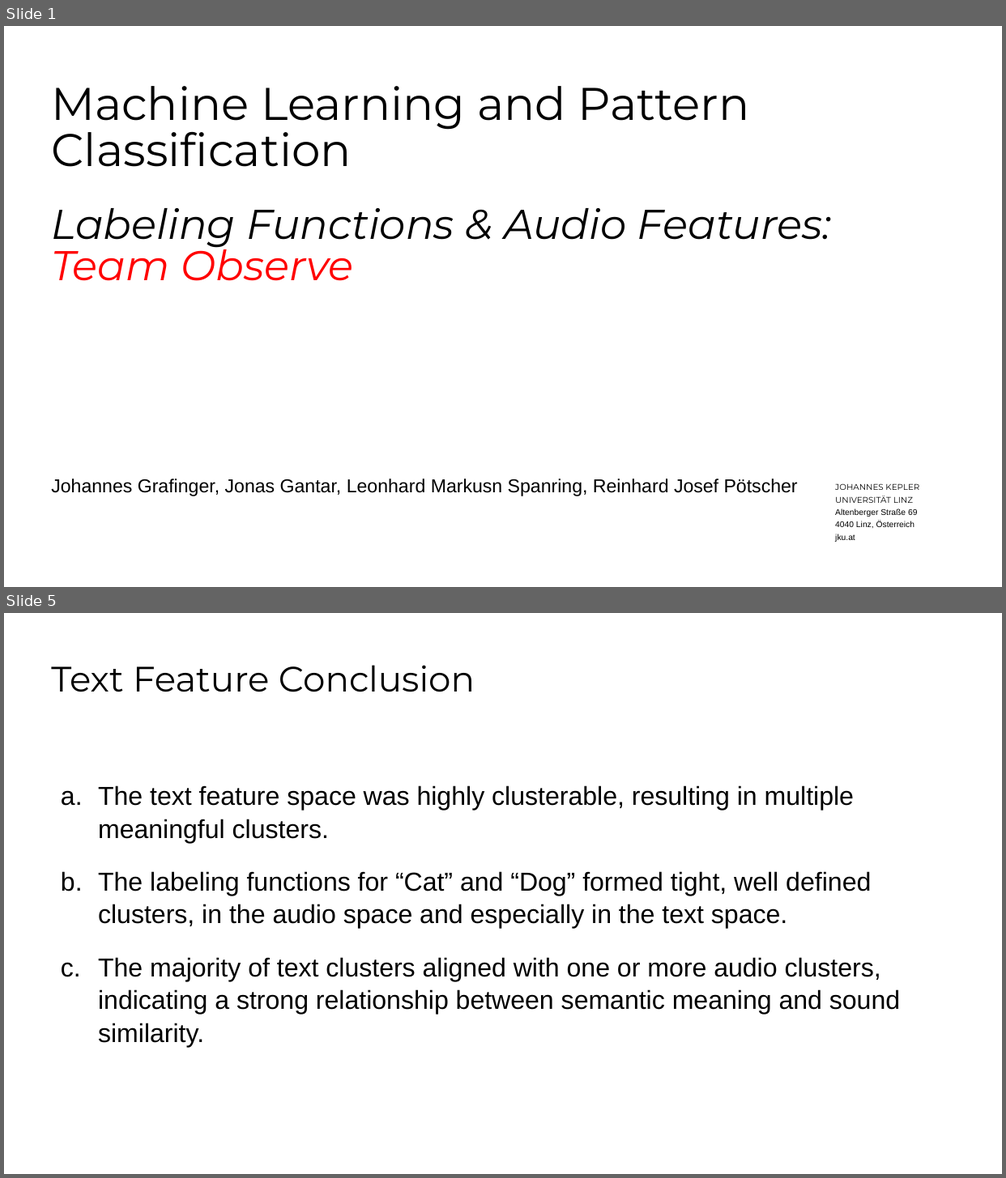
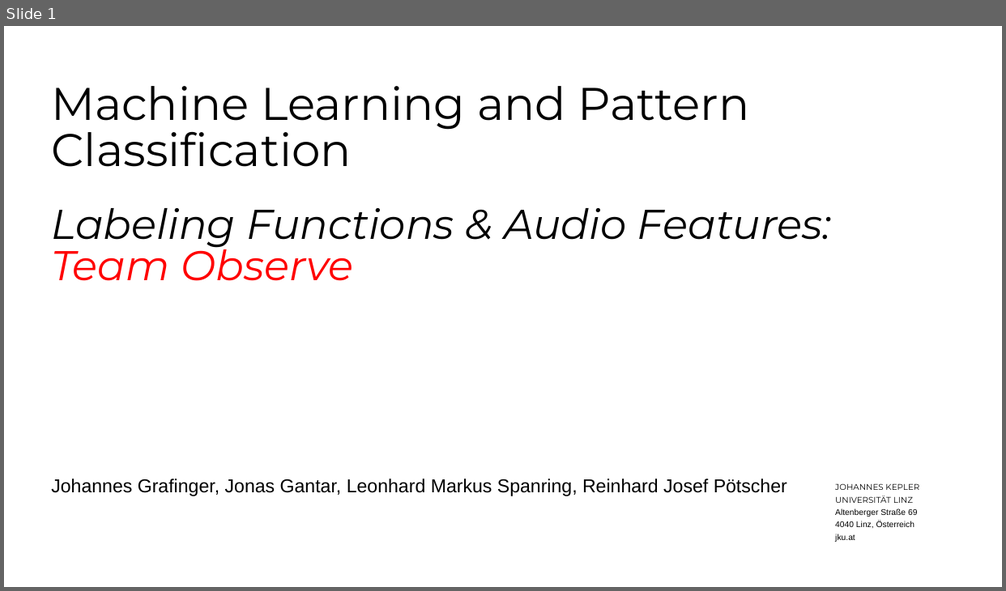
Before and after one commit to TJonasT/Project-MLCP-JKU-2025S, a slide deck: 3_classification/MLPC2025_team-observe_task-03-classification_presentation.pptx. Shown one above the other, each under a label of ours: slides 1 and 5 before the commit, slide 1 after it; the slides between them are not shown. The pictures are 1006x1178 and 1006x591 pixels, drawn with LibreOffice and Linux fonts; fonts in the diff are those of the drawing; background and template pictures are left out. Boxes give left, top, right and bottom in pixels: in the first picture for what was removed or moved away, otherwise in the second. Text is boxed around its words. In the diff, an @@ line names an element or a change of style, - is before the commit and + after.

```diff
--- a/3_classification/MLPC2025_team-observe_task-03-classification_presentation.pptx
+++ b/3_classification/MLPC2025_team-observe_task-03-classification_presentation.pptx
@@ slide 5 removed at (x1=4, y1=613, x2=1002, y2=1174), background #FFFFFF @@
@@ title removed at (x1=51, y1=665, x2=475, y2=692) @@
-Text Feature Conclusion
@@ text removed at (x1=98, y1=786, x2=900, y2=1047) @@
-  a. The text feature space was highly clusterable, resulting in multiple meaningful clusters.
-  b. The labeling functions for “Cat” and “Dog” formed tight, well defined clusters, in the audio space and especially in the text space.
-  c. The majority of text clusters aligned with one or more audio clusters, indicating a strong relationship between semantic meaning and sound similarity.
@@ slide 1 changed as well @@
@@ subtitle at (x1=51, y1=479, x2=787, y2=497): text changed @@
-Johannes Grafinger, Jonas Gantar, Leonhard Markusn Spanring, Reinhard Josef Pötscher
+Johannes Grafinger, Jonas Gantar, Leonhard Markus Spanring, Reinhard Josef Pötscher
```
Also in this commit, not shown: 4 slides added, 3 other slides removed, 1 other file.
